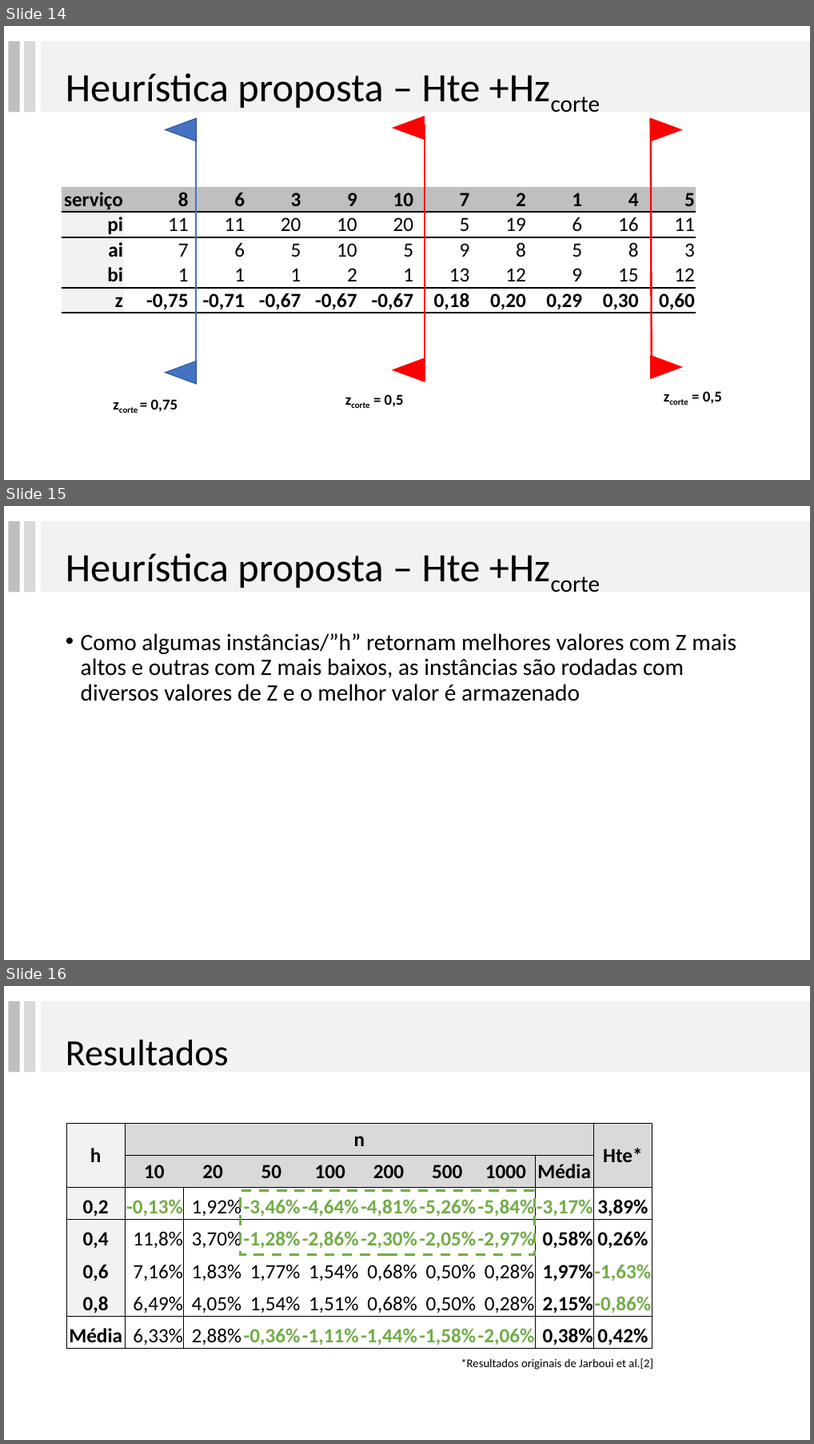
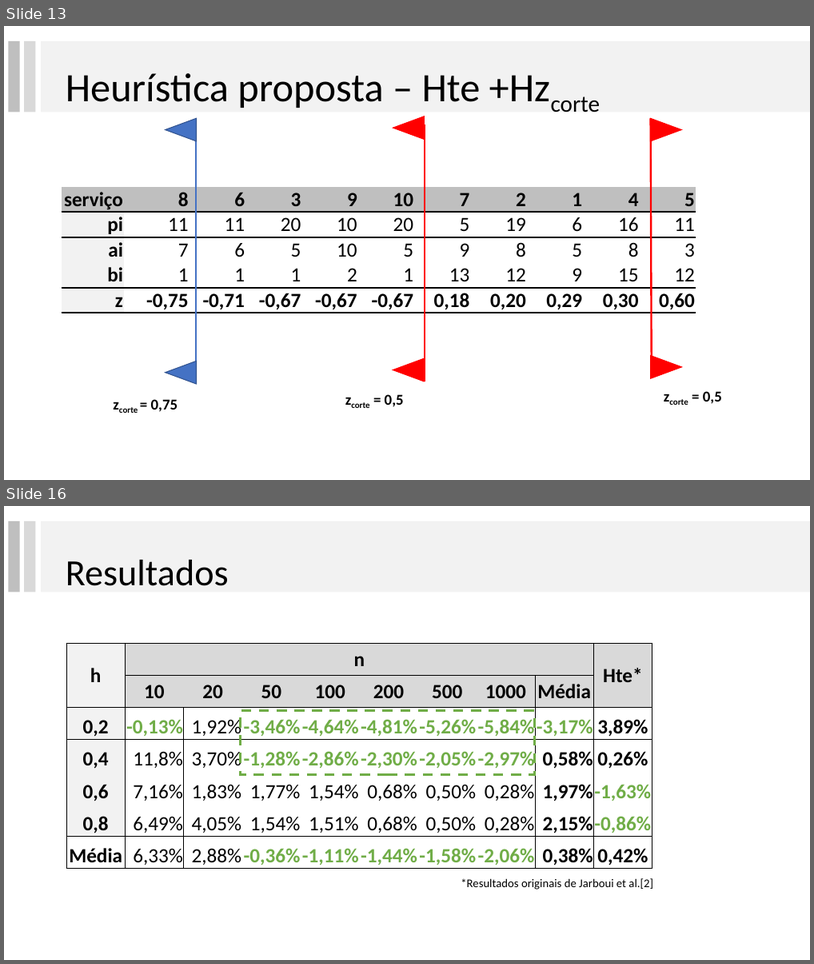
Before and after one commit to lpbiasoto/metaheuristicas, a slide deck: Apresentação 1/apresentação preliminar.pptx. Shown one above the other, each under a label of ours: slides 14, 15 and 16 before the commit, slides 13 and 16 after it; the slides between them are not shown. The pictures are 814x1444 and 814x964 pixels, drawn with LibreOffice and Linux fonts; fonts in the diff are those of the drawing. Boxes give left, top, right and bottom in pixels: in the first picture for what was removed or moved away, otherwise in the second. Text is boxed around its words. In the diff, an @@ line names an element or a change of style, - is before the commit and + after.

```diff
--- a/Apresentação 1/apresentação preliminar.pptx
+++ b/Apresentação 1/apresentação preliminar.pptx
@@ slide 15 removed at [4,506,810,960], background #FFFFFF @@
@@ rectangle removed at [8,521,20,592] @@
@@ rectangle removed at [24,521,35,592] @@
@@ rectangle removed at [41,521,810,592] @@
@@ title removed at [66,553,481,588] @@
-Heurística proposta – Hte +Hzcorte
@@ text removed at [81,633,737,701] @@
-• Como algumas instâncias/”h” retornam melhores valores com Z mais altos e outras com Z mais baixos, as instâncias são rodadas com diversos valores de Z e o melhor valor é armazenado
@@ what was slide 14 is now slide 13 @@
```
Also in this commit, not shown: 1 slide changed, 2 slides added, 1 other slide removed.
